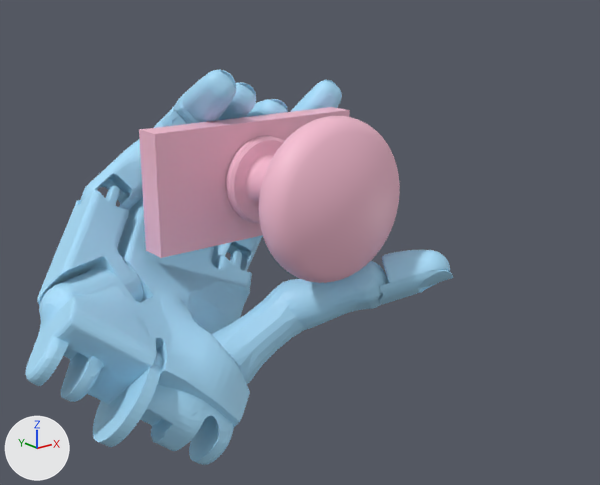
The glTF model static/data/3dmodel/ShadowHand/contactdb+door_knob/5.glb, before and after one commit.
Before and after are seen from a 50 mm camera at (-0.204, -0.268, 0.08) aimed at (0.006, -0.006, -0.025). Arrows for +X, +Y and +Z are at lower left; the lights stay in place. Where no turn or scale is listed for an object, it has been applied to the vertices.

The first picture shows 'geometry_0'.
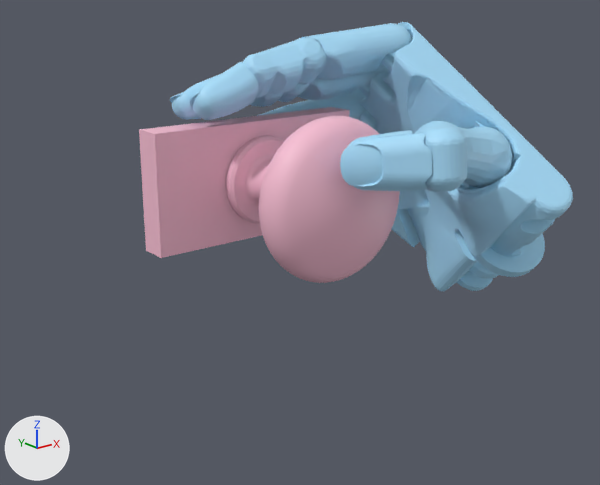
Pixel boxes [x1, y1, x2, y2] of what changed, in the pictures (600 x 485 px; the box of a moved part takes in the faces that stretch with it):
'geometry_0', reshaped (32% shorter)
    before: [25, 70, 453, 465]
    after: [139, 22, 573, 292]
part 1 of me_geometry_0, moved or reshaped
    before: [25, 206, 252, 465]
    after: [359, 22, 573, 291]
part 2 of me_geometry_0, moved or reshaped
    before: [93, 351, 162, 447]
    after: [465, 233, 545, 277]
part 3 of me_geometry_0, moved or reshaped
    before: [51, 280, 250, 427]
    after: [418, 178, 536, 292]
part 4 of me_geometry_0, moved or reshaped (not visible before)
    after: [301, 23, 412, 80]
part 5 of me_geometry_0, moved or reshaped (not visible before)
    after: [243, 37, 326, 98]
part 6 of me_geometry_0, moved or reshaped
    before: [37, 186, 143, 307]
    after: [391, 190, 429, 247]
part 7 of me_geometry_0, moved or reshaped
    before: [211, 280, 305, 384]
    after: [415, 121, 512, 188]
part 8 of me_geometry_0, moved or reshaped
    before: [273, 261, 389, 330]
    after: [417, 121, 468, 192]
part 9 of me_geometry_0, moved or reshaped
    before: [379, 250, 453, 305]
    after: [340, 130, 432, 191]
part 10 of me_geometry_0, deleted
    before: [128, 197, 143, 217]
part 11 of me_geometry_0, deleted (blue)
    before: [81, 127, 156, 210]
part 12 of me_geometry_0, moved or reshaped
    before: [155, 70, 342, 271]
    after: [170, 62, 385, 120]

The change, as a list of edits to the scene's bpy script:
```text
Change me_geometry_0:
    used by ob_geometry_0; location = (0.0, 0.0, 0.0)
    remove me_geometry_0.from_pydata(...)  # 31606 vertices, 62874 faces; spans x -0.113..0.059, y -0.059..0.084, z -0.099..0.047
    add me_geometry_0.from_pydata(...)  # 31606 vertices, 62874 faces; spans x -0.05..0.116, y -0.083..0.052, z -0.063..0.063
    me_geometry_0 part 1: the loose piece of 3477 vertices spanning x -0.113..0.007, y -0.033..0.071, z -0.099..-0.013 is multiplied about its middle by the matrix ((-0.556, 0.525, -0.644), (-0.075, 0.74, 0.668), (0.828, 0.42, -0.372)), then moved by (0.143, -0.035, 0.055)
    me_geometry_0 part 2: the loose piece of 90 vertices spanning x -0.095..-0.066, y -0.029..0.01, z -0.084..-0.05 is multiplied about its middle by the matrix ((-0.556, 0.525, -0.644), (-0.075, 0.74, 0.668), (0.828, 0.42, -0.372)), then moved by (0.177, -0.032, 0.036)
    me_geometry_0 part 3: the loose piece of 2386 vertices spanning x -0.105..-0.036, y -0.032..0.019, z -0.084..-0.028 is multiplied about its middle by the matrix ((-0.556, 0.525, -0.644), (-0.075, 0.74, 0.668), (0.828, 0.42, -0.372)), then moved by (0.155, -0.026, 0.03)
    me_geometry_0 part 4: the loose piece of 549 vertices spanning x -0.022..0.023, y 0.046..0.083, z -0.043..0.006 is multiplied about its middle by the matrix ((-0.722, -0.371, -0.584), (-0.546, 0.824, 0.152), (0.424, 0.429, -0.798)), then moved by (0.045, -0.055, 0.069)
    me_geometry_0 part 5: the loose piece of 224 vertices spanning x -0.01..0.012, y 0.045..0.083, z -0.001..0.031 is multiplied about its middle by the matrix ((-0.303, 0.814, -0.495), (-0.054, 0.504, 0.862), (0.951, 0.288, -0.109)), then moved by (0.01, -0.051, 0.031)
    me_geometry_0 part 6: the loose piece of 746 vertices spanning x -0.097..-0.047, y 0.014..0.071, z -0.05..-0.002 is multiplied about its middle by the matrix ((-0.478, 0.336, -0.811), (-0.136, 0.884, 0.447), (0.868, 0.324, -0.377)), then moved by (0.159, -0.019, 0.006)
    me_geometry_0 part 7: the loose piece of 207 vertices spanning x -0.047..0.009, y -0.022..0.007, z -0.082..-0.038 is multiplied about its middle by the matrix ((-0.665, 0.066, -0.744), (-0.242, 0.923, 0.298), (0.707, 0.378, -0.598)), then moved by (0.076, -0.039, 0.074)
    me_geometry_0 part 8: the loose piece of 633 vertices spanning x -0.013..0.032, y -0.042..0.0, z -0.061..-0.028 is multiplied about its middle by the matrix ((-0.65, 0.03, -0.759), (-0.269, 0.925, 0.267), (0.711, 0.378, -0.594)), then moved by (0.017, -0.041, 0.064)
    me_geometry_0 part 9: the loose piece of 2380 vertices spanning x 0.017..0.048, y -0.059..-0.029, z -0.048..-0.024 is multiplied about its middle by the matrix ((-0.357, 0.876, 0.323), (0.723, 0.04, 0.69), (0.592, 0.48, -0.647)), then moved by (-0.031, -0.018, 0.055)
    me_geometry_0 part 10: the loose piece of 549 vertices spanning x -0.04..0.008, y 0.049..0.083, z -0.031..0.017 is deleted
    me_geometry_0 part 11: the loose piece of 549 vertices spanning x -0.061..-0.005, y 0.049..0.07, z -0.02..0.023 is deleted
    me_geometry_0 part 12: 65 vertices moved within x -0.024..0.052, y 0.012..0.047, z -0.013..0.045; 11148 vertices removed from x -0.025..0.059, y 0.01..0.07, z -0.057..0.047; 7574 vertices added at x -0.033..0.084, y 0.004..0.051, z -0.017..0.05
```
